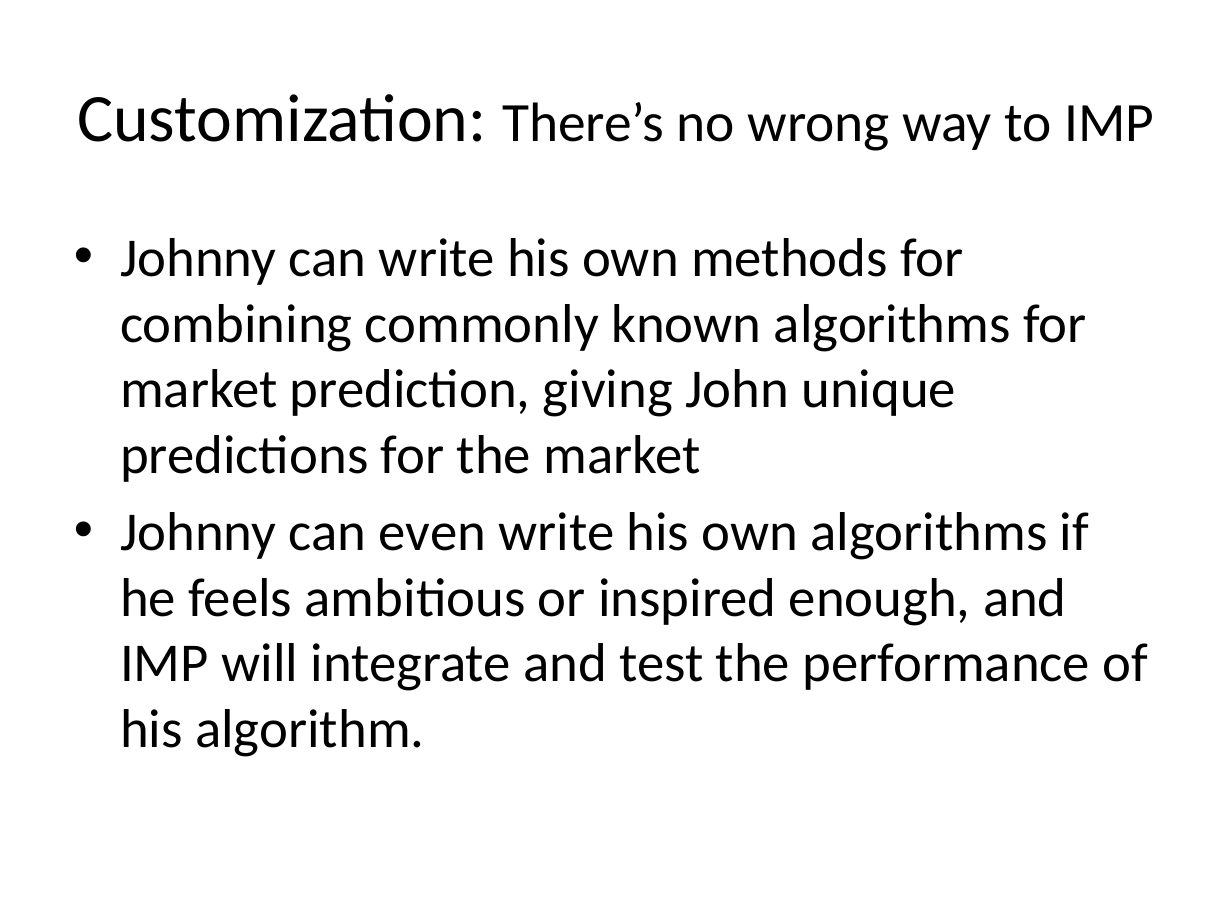
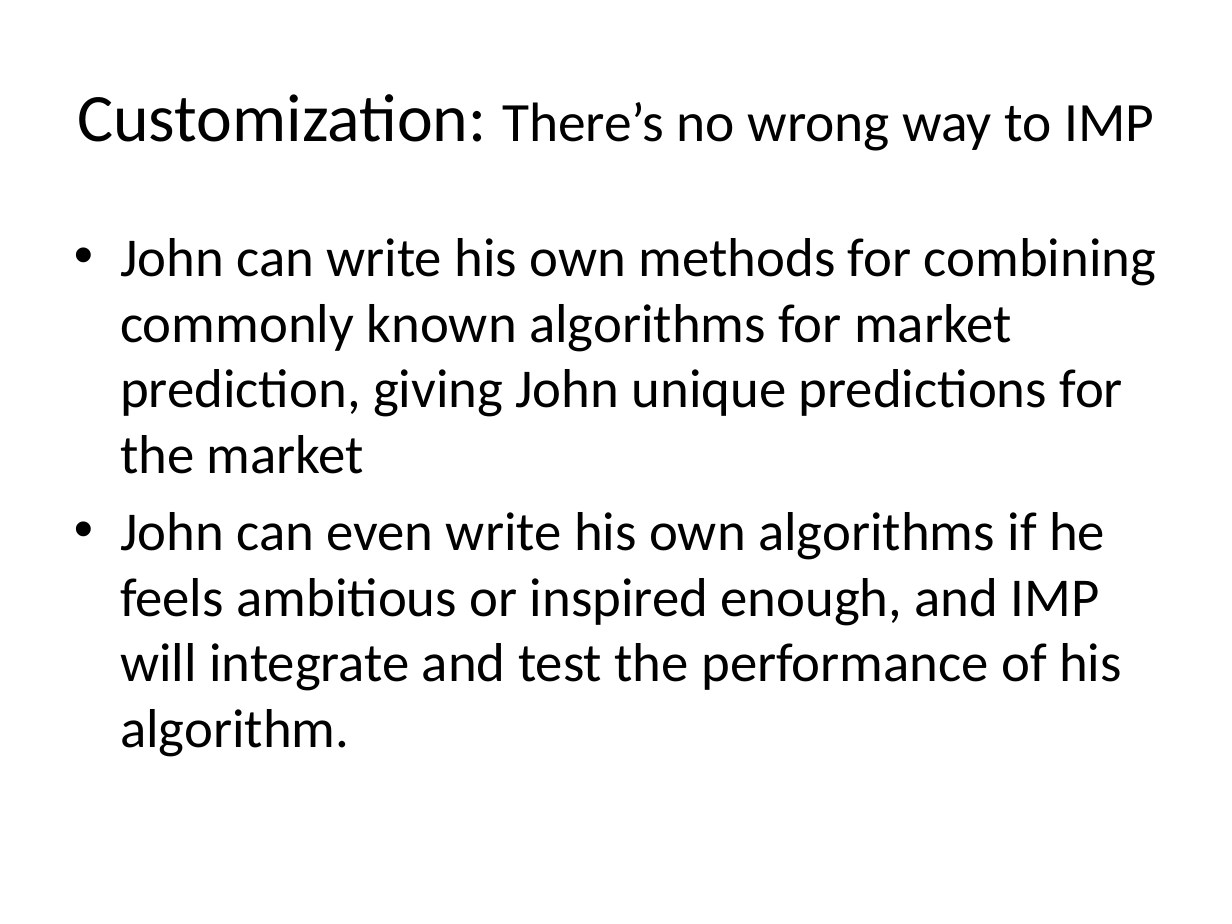
Before and after one commit to ChrisBye/rpi-imp, a slide deck: slide 9 of final presentation/justification and vision.pptx. Drawn at 1232x924 pixels with LibreOffice and Linux fonts; fonts in the diff are those of the drawing. Boxes give left, top, right and bottom in pixels: in the first picture for what was removed or moved away, otherwise in the second. Text is boxed around its words. In the diff, an @@ line names an element or a change of style, - is before the commit and + after.

```diff
--- a/final presentation/justification and vision.pptx
+++ b/final presentation/justification and vision.pptx
@@ text at (120, 238, 1156, 757): text changed @@
-• Johnny can write his own methods for combining commonly known algorithms for market prediction, giving John unique predictions for the market
-• Johnny can even write his own algorithms if he feels ambitious or inspired enough, and IMP will integrate and test the performance of his algorithm.
+• John can write his own methods for combining commonly known algorithms for market prediction, giving John unique predictions for the market
+• John can even write his own algorithms if he feels ambitious or inspired enough, and IMP will integrate and test the performance of his algorithm.
```
Also in this commit, not shown: 9 other slides changed, 1 other file.
